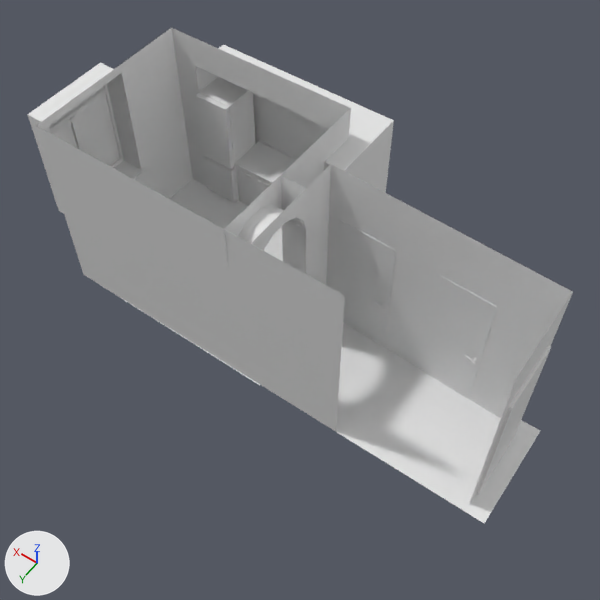
The Blender file vl.vlabs.com.ua/models/apartment/src/apartment.blend: old version first, new version second.
One viewpoint serves both versions: a camera (50 mm lens) standing at (-5.81, 7.74, 9.95) and looking at (-1.78, 2.1, 1.1). The lights are fixed; the arrows at lower left show +X, +Y and +Z. Materials are left out; every surface is plain grey.

Names of what the first picture shows: 'bathroomDoor', 'bigRoomDoor', 'corridorWalls', 'floor.001', 'fridgeCase', 'fridgeUpperDoor', 'fridgeUpperDoor.001', 'kitchenFloor', 'kitchenWalls', 'mainKitchenSurface', 'toiletDoor'.
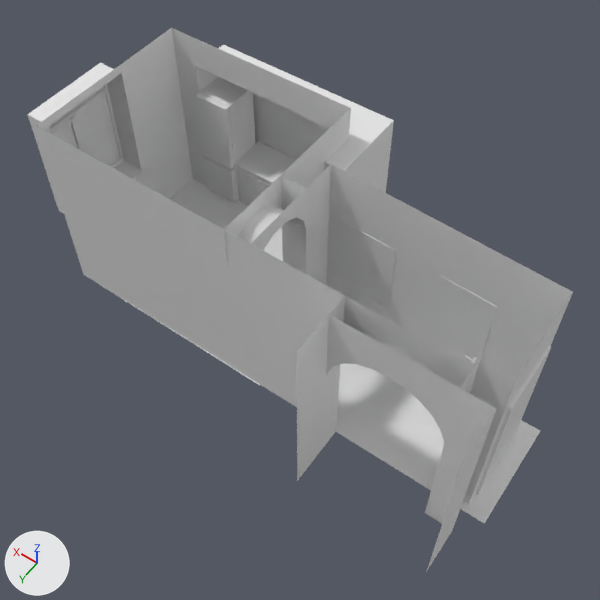
Where the newer file only moved an object's origin or applied its transform, the numbers keep the older frame.

Where the change shows, as pixel boxes (x1, y1, x2, y2) in the pictures (600 x 600 px):
'corridorWalls', reshaped (21% wider, 21% taller)
    before: (306, 164, 573, 502)
    after: (251, 164, 573, 572)
part 1 of me_corridorwallsgeometry, built on
    before: (306, 164, 331, 285)
    after: (251, 164, 516, 572)

Patch to the scene script:
```diff
--- a/vl.vlabs.com.ua/models/apartment/src/apartment.blend.py
+++ b/vl.vlabs.com.ua/models/apartment/src/apartment.blend.py
@@ me_corridorwallsgeometry @@
 # used by ob_corridorwalls; location = (-4.95, 2.65, 0.0)
-me_corridorwallsgeometry.from_pydata(...)  # 105 vertices, 103 faces, 1 loose edge; spans x 0.0..3.24, y -1.3..0.18, z 0.0..2.96
+me_corridorwallsgeometry.from_pydata(...)  # 156 vertices, 154 faces, 1 loose edge; spans x 0.0..3.24, y -1.3..1.26, z 0.0..2.96
+# me_corridorwallsgeometry part 1
+# 1 face is deleted
+# 33 vertices are added at x 0.0..3.24, y -0.79..1.26, z 0.0..2.96
+# 13 new vertices lie (0.0, 0.31, 0.0) away from vertices in x 0.4..1.96, y 0.3, z 1.73..2.45
+# 5 new vertices lie (0.0, 0.0, 2.96) away from vertices in x 0.0..3.24, y -0.79..1.26, z 0.0
+# 40 new faces join them
+# 12 new faces join them, smooth
```
